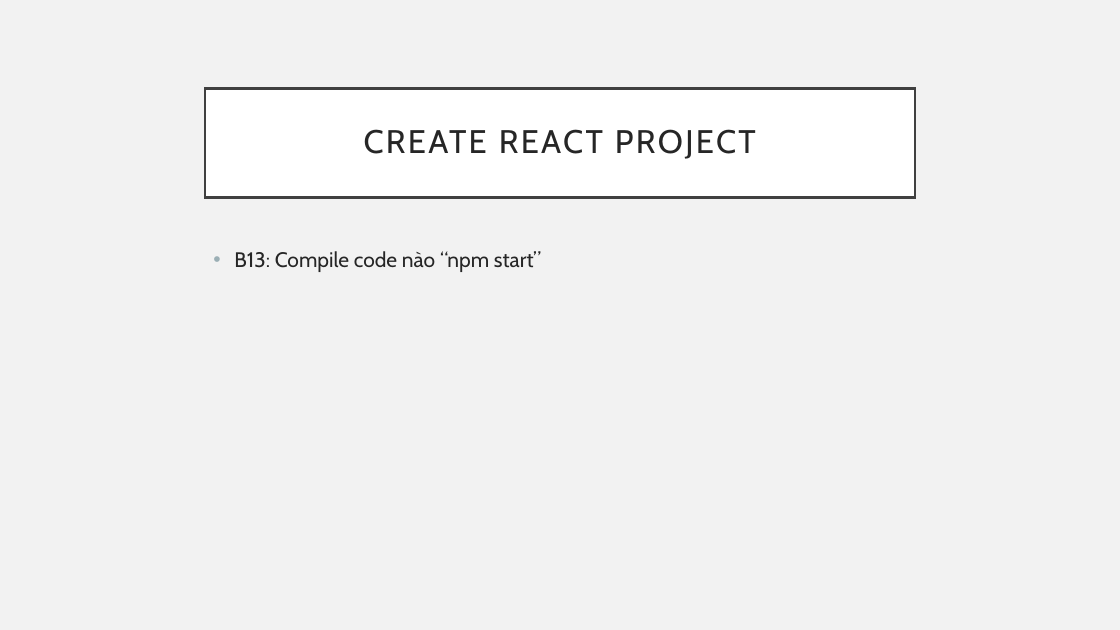
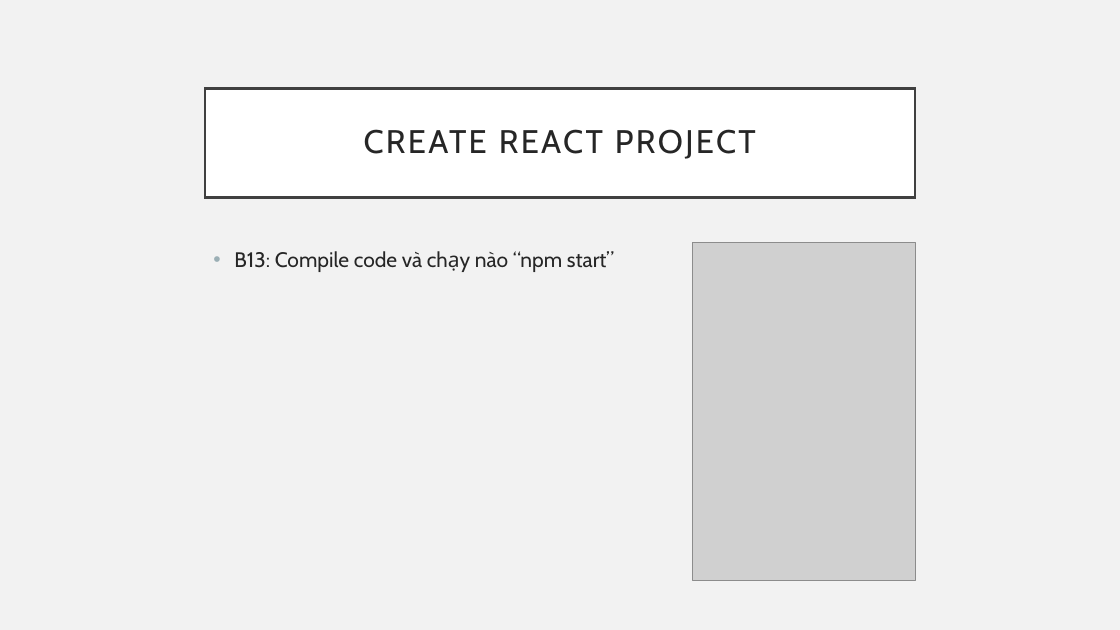
Before and after one commit to sobbingwind/React, a slide deck: slide 19 of 10_NodeJS.pptx. Drawn at 1120x630 pixels with LibreOffice and Linux fonts; fonts in the diff are those of the drawing; grey boxes stand for pictures. Boxes give left, top, right and bottom in pixels: in the first picture for what was removed or moved away, otherwise in the second. Text is boxed around its words. In the diff, an @@ line names an element or a change of style, - is before the commit and + after.

```diff
--- a/10_NodeJS.pptx
+++ b/10_NodeJS.pptx
@@ text at bbox=[234, 251, 614, 272]: text changed @@
-• B13: Compile code nào “npm start”
+• B13: Compile code và chạy nào “npm start”
@@ picture added at bbox=[693, 242, 916, 580] @@
```
Also in this commit, not shown: 3 other slides changed, 1 slide added.
